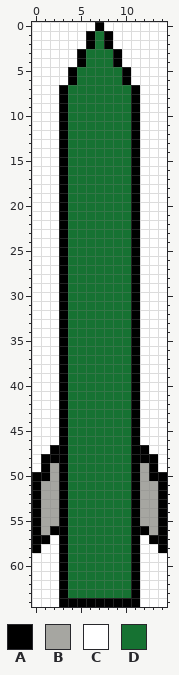
One commit to this sprite sheet: src/textures/missile.png. This is how it looked before the edit.
The file is 15x65 pixels.
Palette (. is transparent): A #000000  B #a6a6a1  C #ffffff  D #167232
After the commit:
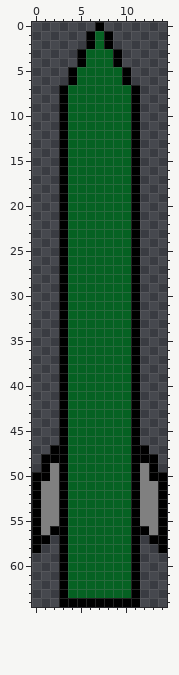
The exact change:
Colour B changes from #a6a6a1 to #808080.
Colour D changes from #167232 to #00651fe9.
The author cleared colour C in row 0 at x 0 to 6 and 8 to 14; in rows 1 to 2 at x 0 to 5 and 9 to 14; in rows 3 to 4 at x 0 to 4 and 10 to 14; in rows 5 to 6 at x 0 to 3 and 11 to 14; in rows 7 to 46 at x 0 to 2 and 12 to 14; in row 47 at x 0 to 1 and 13 to 14.
The author cleared colour C in rows 48 to 49 at x 0 and 14; in row 57 at x 2 and 12; in row 58 at x 1 to 2 and 12 to 13; in rows 59 to 64 at x 0 to 2 and 12 to 14.
